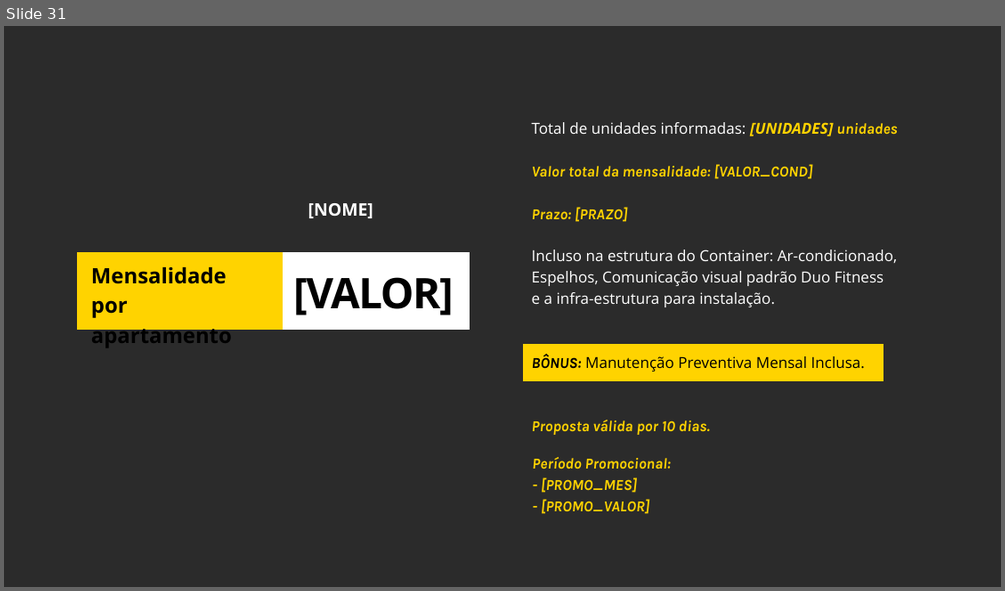
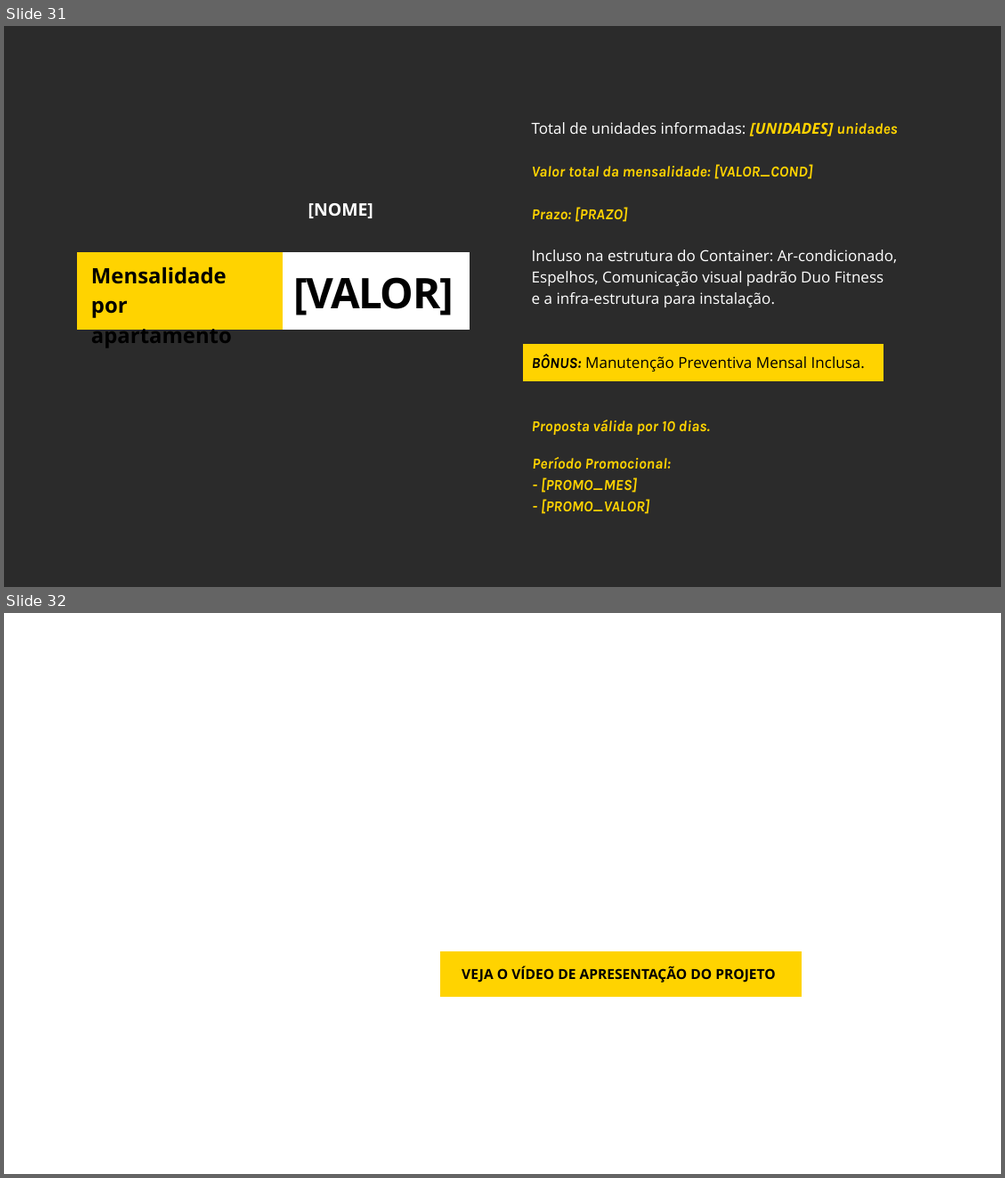
Before and after one commit to agencialumno/Site_duofitness, a slide deck: simulador_duofitness/templates/triple.pptx. Shown one above the other, each under a label of ours: slide 31 before the commit, slides 31 and 32 after it. The pictures are 1005x591 and 1005x1178 pixels, drawn with LibreOffice and Linux fonts; fonts in the diff are those of the drawing; background and template pictures are left out; a plain dark background stands for a picture behind light text. Boxes give left, top, right and bottom in pixels: in the first picture for what was removed or moved away, otherwise in the second. Text is boxed around its words. In the diff, an @@ line names an element or a change of style, - is before the commit and + after.

Commit message:
Adicionando vídeo de apresentação dos combos

```diff
--- a/simulador_duofitness/templates/triple.pptx
+++ b/simulador_duofitness/templates/triple.pptx
@@ slide 32 added at box(4, 613, 1001, 1174), background picture (left out) @@
@@ freeform shape added at box(440, 951, 801, 997), fill #FFD300 @@
@@ text added at box(461, 966, 775, 982), 20 pt, text #000000, bold @@
+VEJA O VÍDEO DE APRESENTAÇÃO DO PROJETO
```
Also in this commit, not shown: 1 slide removed, 3 other files.
